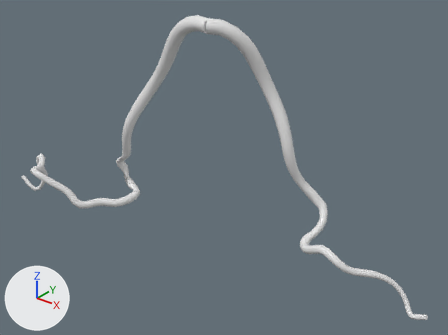
What one commit did to the glTF model public/assets/skullbase-v3/tb_anterior_inferior_cerebellar_artery.cleared.glb.
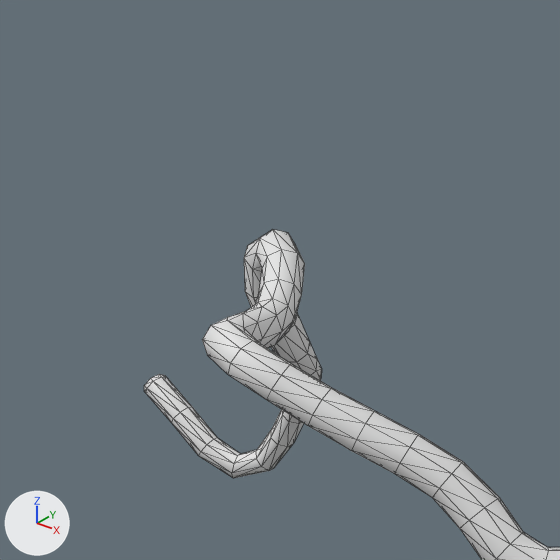
The first picture shows the older version from a 50 mm camera at (47.9, -42.9, 2.5) aimed at (4.6, 11.2, -31.0). The close-ups show the older and then the newer version on the part from 0% to 19% of the width and 36% to 61% of the height of that picture. Only the edits that show in the close-ups are written down. Lighting does not change. The marker at lower left points along +X, +Y and +Z. The close-ups show mesh edges as thin lines. Where no turn or scale is listed for an object, it has been applied to the vertices. Vertices at exactly the same position are counted once.

In view in the first close-up: 'L'.
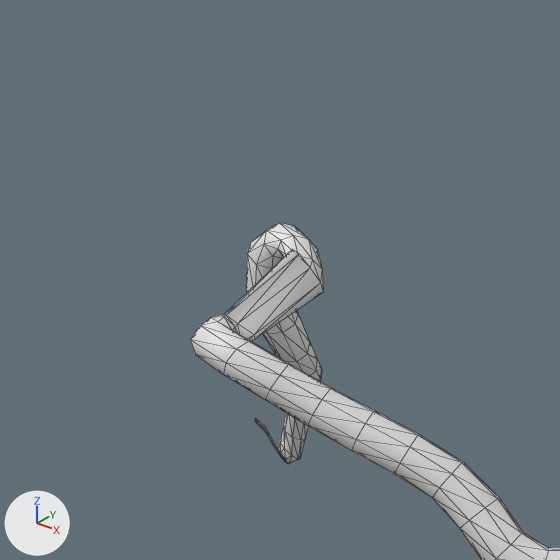
Where the newer file only moved an object's origin or applied its transform, the numbers keep the older frame.

Scene script edits in JSON lines:
```json
{"block": "me_l", "where": "# used by ob_l; location = (-14.79, 6.87, -28.22)"}
{"op": "remove", "block": "me_l", "code": "me_l.from_pydata(...)  # 594 vertices, 1184 faces; spans x -17.3..17.3, y -6.2..6.2, z -15.5..15.5"}
{"op": "add", "block": "me_l", "code": "me_l.from_pydata(...)  # 602 vertices, 1184 faces; spans x -15.2..17.3, y -6.6..6.2, z -15.2..15.5"}
{"block": "me_l", "change": "me_l part 1"}
{"block": "me_l", "change": "7 vertices are removed from x -7.4..-5.9, y -6.1..-3.5, z -8.3..-7.4"}
{"block": "me_l", "change": "65 faces are deleted"}
{"block": "me_l", "change": "5 vertices in x -9.5..-9.2, y -2.7..-1.9, z -7.3..-6.8 move by (-0.2, 0.3, 0.0)"}
{"block": "me_l", "change": "3 vertices in x -8.1..-7.9, y -3.2..-2.8, z -7.7..-7.3 move by (-0.5, 0.9, 0.1)"}
{"block": "me_l", "change": "65 vertices move from x -10.3..-4.9, y -6.2..-1.8, z -8.3..-6.9 to x -10.4..-4.8, y -6.5..-1.7, z -8.3..-6.6"}
{"block": "me_l", "change": "7 vertices are added at x -8.9..-5.5, y -6.6..-2.3, z -8.0..-6.9"}
{"block": "me_l", "change": "65 new faces join them"}
{"block": "me_l", "change": "me_l part 2"}
{"block": "me_l", "change": "1 vertex is removed from x -17.2, y -0.9, z -13.5"}
{"block": "me_l", "change": "8 faces are deleted"}
{"block": "me_l", "change": "3 vertices in x -13.3..-13.2, y 0.0..0.4, z -13.7..-13.6 move by (0.1, 0.1, 0.0)"}
{"block": "me_l", "change": "3 vertices in x -13.6..-13.3, y 0.1..0.5, z -13.6..-13.4 move by (0.0, 0.1, 0.1)"}
{"block": "me_l", "change": "3 vertices in x -14.1..-13.5, y -0.1..0.4, z -14.5..-13.5 move by (0.1, 0.2, 0.1)"}
{"block": "me_l", "change": "3 vertices in x -14.0..-13.7, y -0.1..0.1, z -14.5..-14.2 move by (0.2, 0.3, 0.1)"}
{"block": "me_l", "change": "52 vertices move from x -17.3..-13.5, y -1.2..0.5, z -15.5..-13.3 to x -15.2..-13.5, y 0.2..0.7, z -15.2..-13.4"}
{"block": "me_l", "change": "9 vertices are added at x -15.2..-15.0, y 0.2..0.4, z -14.5..-14.3"}
{"block": "me_l", "change": "8 new faces join them"}
{"block": "me_l", "change": "other edits to the shape of me_l do not show in these pictures"}
```

Pixel boxes (x1, y1, x2, y2) of what changed, in the close-ups (560 x 560 px; the box of a moved part takes in the faces that stretch with it):
```json
{"object": "L", "change": "reshaped", "before": [144, 230, 560, 560], "after": [191, 223, 560, 560]}
{"part": 1, "of": "me_l", "change": "moved or reshaped", "before": [202, 230, 333, 426], "after": [191, 223, 332, 426]}
{"part": 2, "of": "me_l", "change": "moved or reshaped", "before": [144, 374, 304, 478], "after": [255, 413, 308, 464]}
```
